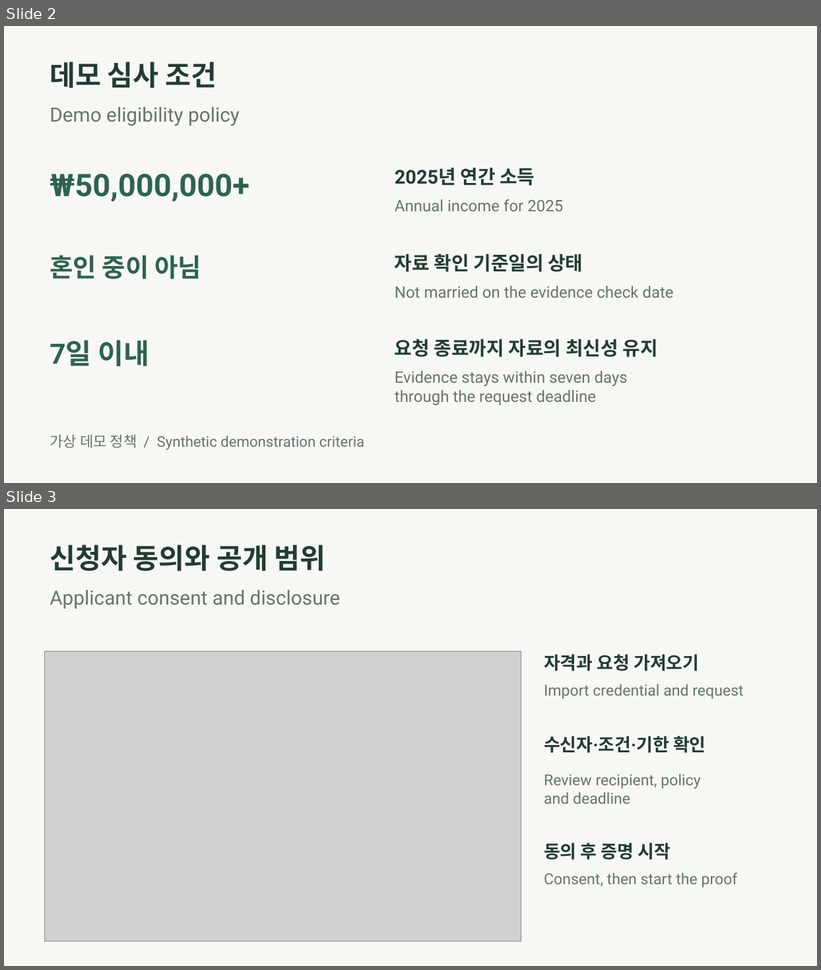
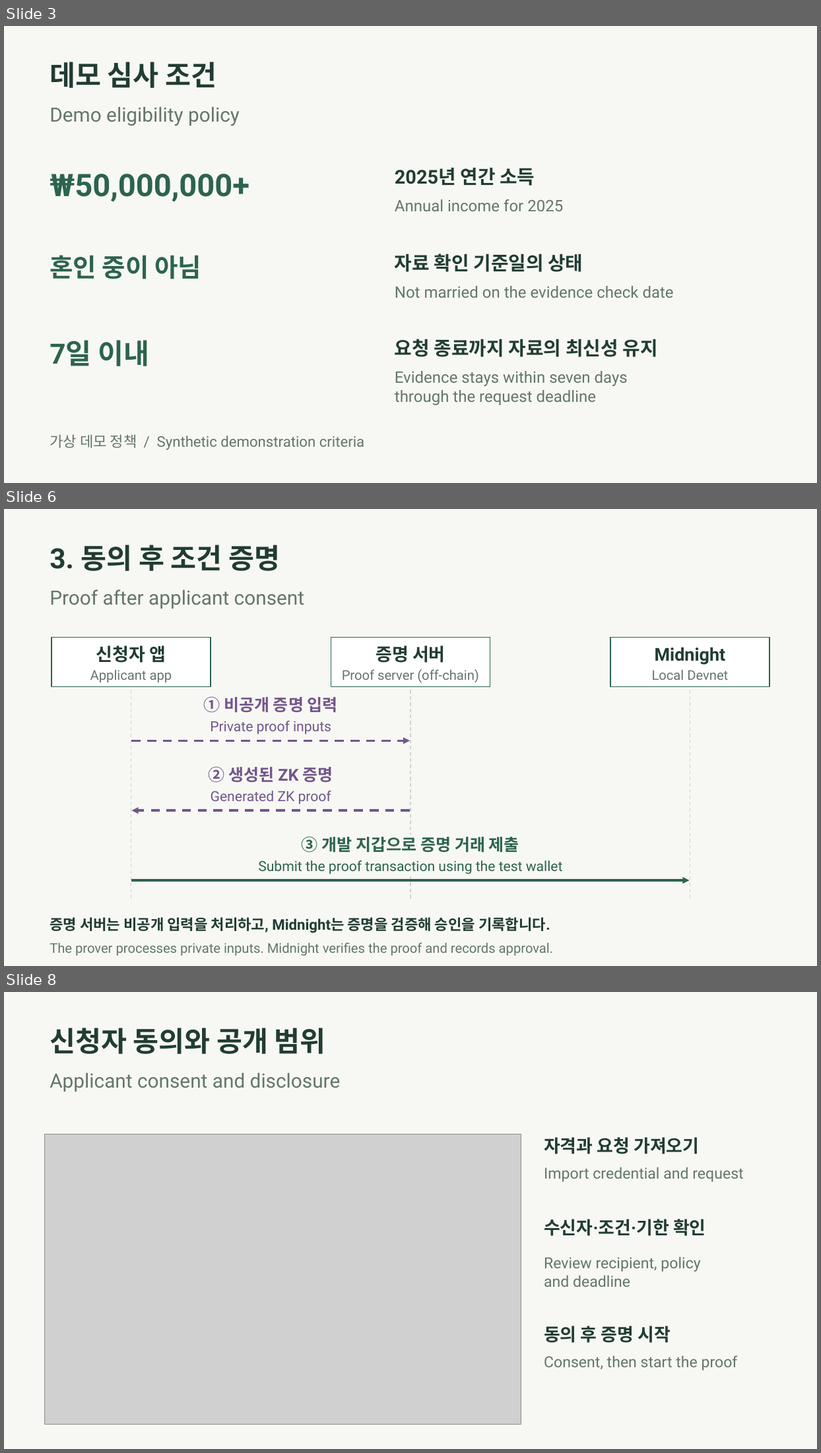
Before and after one commit to team-hyunjae/MatchProof, a slide deck: submission/MatchProof-pitch.ko-en.pptx. Shown one above the other, each under a label of ours: slides 2 and 3 before the commit, slides 3, 6 and 8 after it; the slides between them are not shown. The pictures are 821x970 and 821x1453 pixels, drawn with LibreOffice and Linux fonts; fonts in the diff are those of the drawing; grey boxes stand for pictures. Boxes give left, top, right and bottom in pixels: in the first picture for what was removed or moved away, otherwise in the second. Text is boxed around its words. In the diff, an @@ line names an element or a change of style, - is before the commit and + after.

```diff
--- a/submission/MatchProof-pitch.ko-en.pptx
+++ b/submission/MatchProof-pitch.ko-en.pptx
@@ slide 6 added at (4, 509, 817, 966), background #F7F8F3 @@
@@ text added at (50, 545, 280, 571), 33 pt, text #213C33, bold @@
+3. 동의 후 조건 증명
@@ text added at (50, 590, 304, 609), 23.2 pt, text #64766C @@
+Proof after applicant consent
@@ rectangle added at (52, 637, 210, 687), fill #FFFFFF, outline #2D6350 1.13 pt @@
@@ text added at (96, 646, 166, 663), 21 pt, text #213C33, bold @@
+신청자 앱
@@ rectangle added at (331, 637, 490, 687), fill #FFFFFF, outline #2D6350 1.13 pt @@
@@ text added at (376, 646, 446, 663), 21 pt, text #213C33, bold @@
+증명 서버
@@ rectangle added at (611, 637, 770, 687), fill #FFFFFF, outline #2D6350 1.13 pt @@
@@ text added at (655, 647, 726, 665), 21 pt, text #213C33, bold @@
+Midnight
@@ text added at (90, 670, 172, 683), 15.8 pt, text #64766C @@
+Applicant app
@@ text added at (342, 669, 479, 683), 15.8 pt, text #64766C @@
+Proof server (off-chain)
@@ text added at (652, 670, 728, 680), 15.8 pt, text #64766C @@
+Local Devnet
@@ line added from (131, 690) to (131, 900), #CBD5CE 1.05 pt dashed @@
@@ text added at (203, 696, 338, 713), 19.5 pt, text #72568B, bold @@
+① 비공개 증명 입력
@@ line added from (411, 690) to (411, 900), #CBD5CE 1.05 pt dashed @@
@@ line added from (690, 690) to (690, 900), #CBD5CE 1.05 pt dashed @@
@@ text added at (210, 721, 331, 735), 16.5 pt, text #72568B @@
+Private proof inputs
@@ arrow added from (131, 741) to (411, 741), #72568B 2.63 pt dashed @@
@@ text added at (209, 766, 333, 783), 19.5 pt, text #72568B, bold @@
+② 생성된 ZK 증명
@@ text added at (211, 791, 331, 805), 16.5 pt, text #72568B @@
+Generated ZK proof
@@ arrow added from (411, 811) to (131, 811), #72568B 2.63 pt dashed @@
@@ text added at (302, 836, 519, 853), 19.5 pt, text #2D6350, bold @@
+③ 개발 지갑으로 증명 거래 제출
@@ text added at (258, 861, 563, 875), 16.5 pt, text #2D6350 @@
+Submit the proof transaction using the test wallet
@@ arrow added from (131, 881) to (690, 881), #2D6350 2.63 pt @@
@@ text added at (50, 918, 550, 933), 17.2 pt, text #213C33, bold @@
+증명 서버는 비공개 입력을 처리하고, Midnight는 증명을 검증해 승인을 기록합니다.
@@ text added at (50, 943, 553, 956), 15.8 pt, text #64766C @@
+The prover processes private inputs. Midnight verifies the proof and records approval.
@@ what was slide 2 is now slide 3 @@
@@ what was slide 3 is now slide 8 @@
```
Also in this commit, not shown: 4 other slides added, 10 other files.
